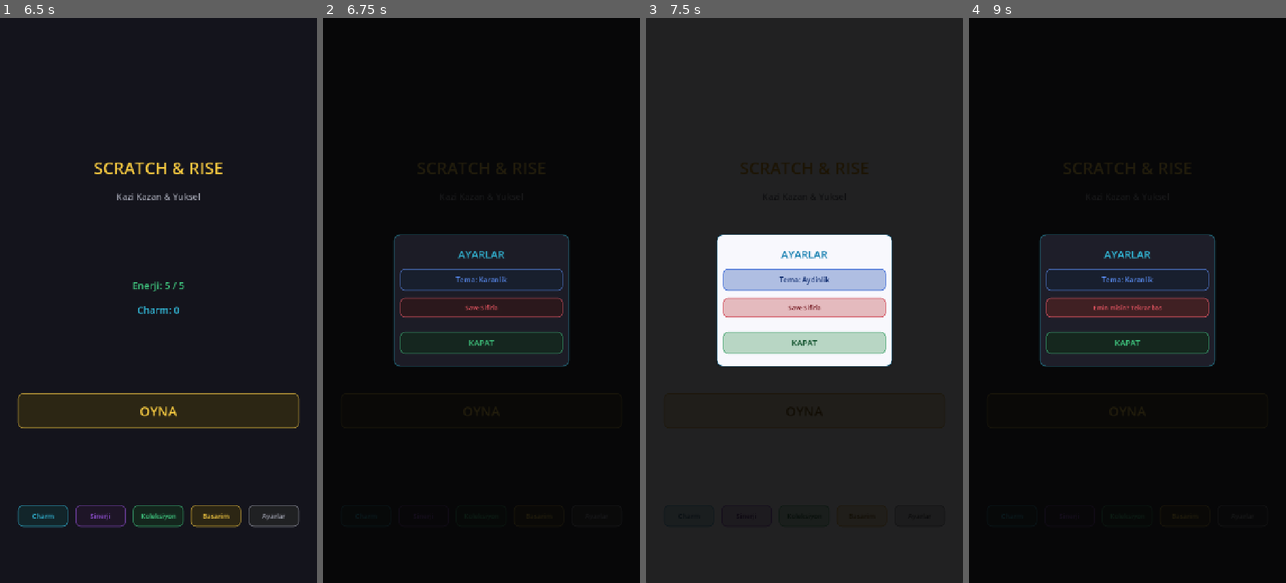
Above: before the commit, frames 1-4 (left to right).
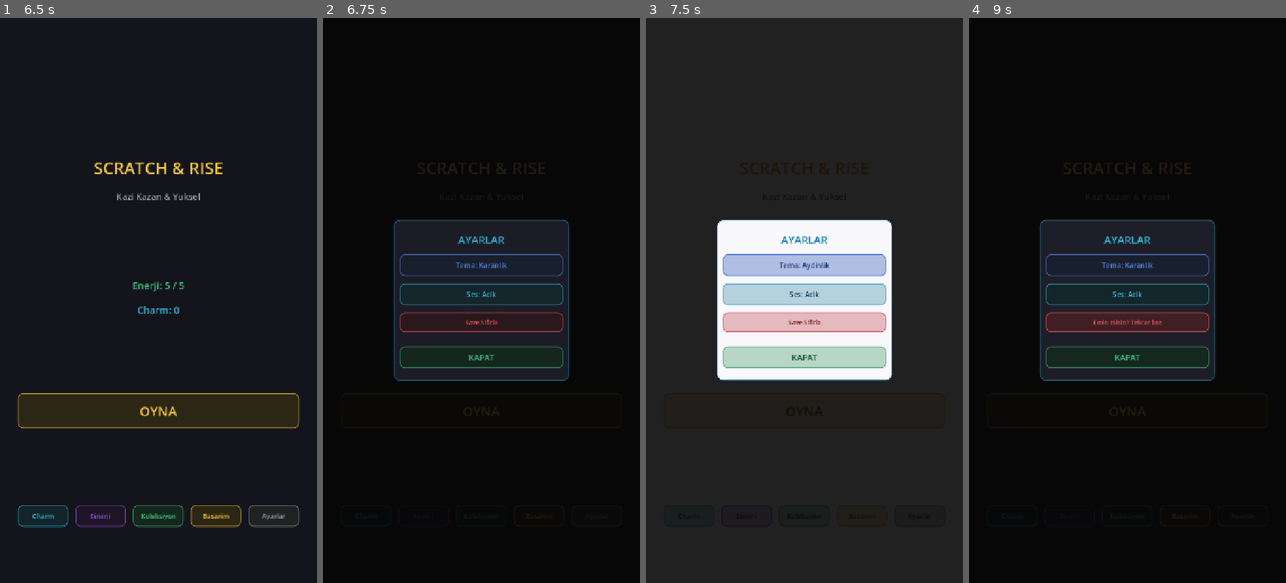
Above: after the commit, the same moments.

Repository: BYGGOLDENSTONE/scratch-and-rise-mobile
Game: Godot game, scene res://scenes/screens/MainMenu.tscn
The game is run twice, just before and just after one commit, with the same random seed, the same clock (stepped at 60 frames per second) and the same inputs.
Inputs:
- Up to frame 1 (6.5 s): click "Charm" at 0.5 s; click "Geri" at 1.25 s; click "Sinerji" at 2 s; click "Geri" at 2.75 s; click "Koleksiyon" at 3.5 s; click "Geri" at 4.25 s; click "Basarim" at 5 s; click "Geri" at 5.75 s
- Up to frame 2 (6.75 s): click "Ayarlar" at 6.5 s
- Up to frame 3 (7.5 s): click "Tema: Karanlik" at 7.25 s
- Up to frame 4 (9 s): click "Tema: Aydinlik" at 8 s; click "Save Sifirla" at 8.75 s

Frame 1 is identical in both runs. In frame 2, 5.4% of the frame differs, in the area x 22-78%, y 35-65%; in frame 3, 12%; in frame 4, 7.5%.

Commit message:
Ses efekti sistemi: SoundManager autoload, 19 sintetik placeholder ses, 14 dosyada entegrasyon
Co-Authored-By: Claude Opus 4.6 <noreply@anthropic.com>

Diff:
--- a/project.godot
+++ b/project.godot
@@ -20,6 +20,7 @@
 GameState="*res://scripts/autoload/game_state.gd"
 SaveManager="*res://scripts/autoload/save_manager.gd"
 AdManager="*res://scripts/autoload/ad_manager.gd"
+SoundManager="*res://scripts/autoload/sound_manager.gd"
 SceneTransition="*res://scripts/autoload/scene_transition.gd"
 ScreenEffects="*res://scripts/effects/screen_effects.gd"
 TestHarness="*res://scripts/autoload/test_harness.gd"
--- a/scenes/ui/SettingsPopup.tscn
+++ b/scenes/ui/SettingsPopup.tscn
@@ -40,6 +40,12 @@
 custom_minimum_size = Vector2(0, 50)
 text = "Tema: Karanlik"
 
+[node name="SoundToggleBtn" type="Button" parent="CenterBox/Panel/VBox"]
+unique_name_in_owner = true
+layout_mode = 2
+custom_minimum_size = Vector2(0, 50)
+text = "Ses: Acik"
+
 [node name="ResetBtn" type="Button" parent="CenterBox/Panel/VBox"]
 unique_name_in_owner = true
 layout_mode = 2
--- a/scripts/autoload/save_manager.gd
+++ b/scripts/autoload/save_manager.gd
@@ -26,6 +26,7 @@
 		"stats": GameState.stats,
 		"unlocked_achievements": GameState.unlocked_achievements,
 		"user_theme": GameState.user_theme,
+		"sfx_enabled": SoundManager.sfx_enabled,
 		"daily_quests": GameState.daily_quests,
 		"daily_quest_date": GameState.daily_quest_date,
 		"daily_bonus_claimed": GameState.daily_bonus_claimed,
@@ -97,6 +98,9 @@
 	GameState.user_theme = int(data.get("user_theme", 0))
 	GameState._apply_saved_theme()
 
+	# Ses tercihi
+	SoundManager.sfx_enabled = data.get("sfx_enabled", true)
+
 	# Enerji yenilenme hesabı (dayanıklılık charm etkisi dahil)
 	var saved_energy: int = int(data.get("energy", GameState.BASE_MAX_ENERGY))
 	var saved_time: float = data.get("timestamp", 0.0)
--- a/scripts/autoload/scene_transition.gd
+++ b/scripts/autoload/scene_transition.gd
@@ -17,6 +17,7 @@
 
 ## Fade ile sahne degistir
 func change_scene(path: String, duration: float = 0.3) -> void:
+	SoundManager.play("scene_swoosh")
 	_overlay.mouse_filter = Control.MOUSE_FILTER_STOP
 	var tw := create_tween()
 	tw.tween_property(_overlay, "color:a", 1.0, duration)
--- /dev/null
+++ b/scripts/autoload/sound_manager.gd
@@ -0,0 +1,197 @@
+extends Node
+
+## SoundManager — Sintetik placeholder ses efektleri.
+## Autoload: SoundManager.play("ses_adi")
+## Gercek ses dosyalari ile degistirilebilir.
+
+const RATE: int = 22050
+const POOL_SIZE: int = 8
+
+var sfx_enabled: bool = true
+var sfx_volume: float = 0.7
+
+var _sounds: Dictionary = {}
+var _players: Array[AudioStreamPlayer] = []
+
+
+func _ready() -> void:
+	for i in POOL_SIZE:
+		var p := AudioStreamPlayer.new()
+		add_child(p)
+		_players.append(p)
+	_generate_sounds()
+	print("[SoundManager] Initialized — %d sounds" % _sounds.size())
+
+
+## Ses cal. pitch ile ton degistirilebilir (1.0 = normal).
+func play(snd: String, pitch: float = 1.0) -> void:
+	if not sfx_enabled:
+		return
+	var stream: AudioStreamWAV = _sounds.get(snd)
+	if stream == null:
+		return
+	# Bos player bul
+	for p in _players:
+		if not p.playing:
+			p.stream = stream
+			p.volume_db = linear_to_db(sfx_volume)
+			p.pitch_scale = pitch
+			p.play()
+			return
+	# Hepsi dolu — ilkini yeniden kullan
+	_players[0].stop()
+	_players[0].stream = stream
+	_players[0].volume_db = linear_to_db(sfx_volume)
+	_players[0].pitch_scale = pitch
+	_players[0].play()
+
+
+# ─── Ses Uretimi ────────────────────────────────────────
+
+## Verilen sure ve dalga fonksiyonundan AudioStreamWAV olustur
+func _wav(dur: float, fn: Callable) -> AudioStreamWAV:
+	var count := int(RATE * dur)
+	var buf := PackedByteArray()
+	buf.resize(count * 2)
+	for i in count:
+		var t := float(i) / RATE
+		var val: float = fn.call(t)
+		var v := int(clampf(val, -1.0, 1.0) * 32767.0)
+		buf[i * 2] = v & 0xFF
+		buf[i * 2 + 1] = (v >> 8) & 0xFF
+	var s := AudioStreamWAV.new()
+	s.format = AudioStreamWAV.FORMAT_16_BITS
+	s.mix_rate = RATE
+	s.stereo = false
+	s.data = buf
+	return s
+
+
+## Nota dizisi (arpeggio) olustur
+func _arp(freqs: Array, note_dur: float, sustain: float, vol: float) -> AudioStreamWAV:
+	var total := note_dur * freqs.size() + sustain
+	var count := int(RATE * total)
+	var buf := PackedByteArray()
+	buf.resize(count * 2)
+	var last: int = freqs.size() - 1
+	for i in count:
+		var t := float(i) / RATE
+		var ni: int
+		var nt: float
+		if t < note_dur * freqs.size():
+			ni = mini(int(t / note_dur), last)
+			nt = fmod(t, note_dur)
+		else:
+			ni = last
+			nt = t - note_dur * freqs.size()
+		var freq: float = freqs[ni]
+		var env: float = exp(-nt * 12.0) if (ni < last or sustain <= 0) else exp(-nt * 5.0)
+		var val := (sin(TAU * freq * t) * 0.5 + sin(TAU * freq * 2.0 * t) * 0.15) * env * vol
+		var v := int(clampf(val, -1.0, 1.0) * 32767.0)
+		buf[i * 2] = v & 0xFF
+		buf[i * 2 + 1] = (v >> 8) & 0xFF
+	var s := AudioStreamWAV.new()
+	s.format = AudioStreamWAV.FORMAT_16_BITS
+	s.mix_rate = RATE
+	s.stereo = false
+	s.data = buf
+	return s
+
+
+func _generate_sounds() -> void:
+	# ── UI Sesler ──
+	# Hafif tik sesi (buton tiklamasi)
+	_sounds["ui_tap"] = _wav(0.06, func(t: float) -> float:
+		return sin(TAU * 1200.0 * t) * exp(-t * 50.0) * 0.5)
+
+	# Geri donme sesi (alcalan ton)
+	_sounds["ui_back"] = _wav(0.09, func(t: float) -> float:
+		var freq := lerpf(600.0, 380.0, t / 0.09)
+		return sin(TAU * freq * t) * exp(-t * 25.0) * 0.45)
+
+	# Popup acilis (yukselen ding)
+	_sounds["popup_open"] = _wav(0.14, func(t: float) -> float:
+		var freq := lerpf(480.0, 880.0, t / 0.14)
+		return sin(TAU * freq * t) * minf(t / 0.01, 1.0) * exp(-t * 12.0) * 0.4)
+
+	# Popup kapanis (alçalan ton)
+	_sounds["popup_close"] = _wav(0.11, func(t: float) -> float:
+		var freq := lerpf(700.0, 380.0, t / 0.11)
+		return sin(TAU * freq * t) * exp(-t * 20.0) * 0.4)
+
+	# ── Kazima ──
+	# Yumusak kazima tiki (kisa sine + hafif noise)
+	_sounds["scratch"] = _wav(0.04, func(t: float) -> float:
+		var env := exp(-t * 90.0)
+		return (sin(TAU * 700.0 * t) * 0.25 + randf_range(-0.05, 0.05)) * env * 0.2)
+
+	# ── Eslesme Sesleri ──
+	# Sembol patlama vurusu (dusuk baslangic — pitch ile buildup hissi verir)
+	_sounds["match_pop"] = _wav(0.15, func(t: float) -> float:
+		return (sin(TAU * 300.0 * t) * 0.7 + sin(TAU * 600.0 * t) * 0.2) * exp(-t * 25.0) * 0.5)
+
+	# Joker/Bomba ozel pop (parlak, metalik, belirgin farkli)
+	_sounds["match_special"] = _wav(0.2, func(t: float) -> float:
+		var freq := lerpf(500.0, 1000.0, t / 0.2)
+		return (sin(TAU * freq * t) * 0.5 + sin(TAU * freq * 1.5 * t) * 0.3) * minf(t / 0.003, 1.0) * exp(-t * 12.0) * 0.45)
+
+	# Eslesme yok (uzgun alcalan ton)
+	_sounds["no_match"] = _wav(0.2, func(t: float) -> float:
+		var freq := lerpf(280.0, 160.0, t / 0.2)
+		return sin(TAU * freq * t) * exp(-t * 10.0) * 0.35)
+
+	# ── Coin Sesleri ──
+	# Para kazanma (iki yukselen ping)
+	_sounds["coin_gain"] = _wav(0.2, func(t: float) -> float:
+		var freq := 1000.0 if t < 0.1 else 1300.0
+		return sin(TAU * freq * t) * exp(-fmod(t, 0.1) * 30.0) * 0.4)
+
+	# Para harcama (kisa alcalan ton)
+	_sounds["coin_spend"] = _wav(0.1, func(t: float) -> float:
+		var freq := lerpf(700.0, 480.0, t / 0.1)
+		return sin(TAU * freq * t) * exp(-t * 25.0) * 0.35)
+
+	# ── Buyuk Kazanc ──
+	# C5-E5-G5 yukselen arpeggio
+	_sounds["big_win"] = _arp([523.0, 659.0, 784.0], 0.12, 0.0, 0.45)
+
+	# C5-E5-G5-C6 fanfar (sustain ile)
+	_sounds["jackpot"] = _arp([523.0, 659.0, 784.0, 1047.0], 0.12, 0.2, 0.45)
+
+	# ── Basarim ──
+	# Cift parlak ping
+	_sounds["achievement"] = _wav(0.22, func(t: float) -> float:
+		return sin(TAU * 1100.0 * t) * exp(-fmod(t, 0.11) * 30.0) * 0.4)
+
+	# ── Olaylar ──
+	# Yukselen alarm tonu
+	_sounds["event_trigger"] = _wav(0.22, func(t: float) -> float:
+		var freq := lerpf(600.0, 1100.0, t / 0.22)
+		return sin(TAU * freq * t) * minf(t / 0.01, 1.0) * maxf(1.0 - t / 0.22, 0.0) * 0.45)
+
+	# ── Uyarilar ──
+	# Dusuk ton square buzz
+	_sounds["energy_warn"] = _wav(0.14, func(t: float) -> float:
+		var sq := 1.0 if fmod(t * 200.0, 1.0) < 0.5 else -1.0
+		return sq * minf(t / 0.01, 1.0) * maxf(1.0 - t / 0.14, 0.0) * 0.25)
+
+	# ── Bilet ──
+	# Hizli yukselen sweep
+	_sounds["ticket_complete"] = _wav(0.15, func(t: float) -> float:
+		var freq := lerpf(500.0, 1400.0, t / 0.15)
+		return sin(TAU * freq * t) * minf(t / 0.005, 1.0) * maxf(1.0 - t / 0.15, 0.0) * 0.4)
+
+	# ── Gecis ──
+	# Yumusak noise swoosh
+	_sounds["scene_swoosh"] = _wav(0.18, func(t: float) -> float:
+		return randf_range(-1.0, 1.0) * sin(PI * t / 0.18) * 0.25)
+
+	# ── Charm ──
+	# Parlak yukselen harmonik
+	_sounds["charm_buy"] = _wav(0.2, func(t: float) -> float:
+		var freq := lerpf(700.0, 1100.0, t / 0.2)
+		return (sin(TAU * freq * t) * 0.5 + sin(TAU * freq * 1.5 * t) * 0.2) * minf(t / 0.01, 1.0) * exp(-t * 8.0) * 0.4)
+
+	# ── Tur Sonu ──
+	# G5-E5-C5 inen arpeggio
+	_sounds["round_end"] = _arp([784.0, 659.0, 523.0], 0.12, 0.0, 0.4)
--- a/scripts/effects/screen_effects.gd
+++ b/scripts/effects/screen_effects.gd
@@ -352,6 +352,7 @@
 
 ## --- JACKPOT EFEKTI ---
 func jackpot_effect() -> void:
+	SoundManager.play("jackpot")
 	vibrate_heavy()
 	flash_screen(Color(0.95, 0.82, 0.2), 0.45)
 	screen_shake(12.0, 0.35)
@@ -365,6 +366,7 @@
 
 ## --- BUYUK KAZANC EFEKTI ---
 func big_win_effect() -> void:
+	SoundManager.play("big_win")
 	vibrate_heavy()
 	flash_screen(Color(0.25, 0.85, 0.45), 0.3)
 	screen_shake(7.0, 0.25)
@@ -373,6 +375,7 @@
 
 ## --- YOLO EFEKTI (x50) ---
 func yolo_effect() -> void:
+	SoundManager.play("jackpot")
 	vibrate_heavy()
 	flash_screen(Color(0.95, 0.25, 0.25), 0.5)
 	screen_shake(15.0, 0.4)
@@ -411,6 +414,7 @@
 
 ## --- SINERJI EFEKTI ---
 func synergy_effect() -> void:
+	SoundManager.play("match_special")
 	vibrate_heavy()
 	flash_screen(Color(0.55, 0.30, 0.85), 0.30)
 	screen_shake(6.0, 0.20)
--- a/scripts/main/main.gd
+++ b/scripts/main/main.gd
@@ -149,6 +149,7 @@
 
 
 func _on_round_ended(_total_earned: int) -> void:
+	SoundManager.play("round_end")
 	# Tur sonu basarim kontrolu
 	var context := {"round_end": true}
 	var new_achievements: Array = AchievementRef.check_achievements(context)
@@ -159,22 +160,26 @@
 
 
 func _on_charm_pressed() -> void:
+	SoundManager.play("ui_tap")
 	SceneTransition.change_scene("res://scenes/screens/CharmScreen.tscn")
 
 
 func _on_koleksiyon_pressed() -> void:
+	SoundManager.play("ui_tap")
 	SceneTransition.change_scene("res://scenes/screens/CollectionScreen.tscn")
 
 
 func _on_ayarlar_pressed() -> void:
 	if _settings_popup != null:
 		return
+	SoundManager.play("popup_open")
 	_settings_popup = SettingsPopupScene.instantiate()
 	get_node("UILayer").add_child(_settings_popup)
 	_settings_popup.popup_closed.connect(func(): _settings_popup = null)
 
 
 func _on_back_pressed() -> void:
+	SoundManager.play("ui_back")
 	if GameState.in_round:
 		GameState.end_round()
 	else:
@@ -230,6 +235,7 @@
 			return
 		_pending_ticket_price = price
 
+	SoundManager.play("ui_tap")
 	_selected_ticket_type = type
 	_ticket_paid = false
 	_create_ticket(type, false)
@@ -270,6 +276,7 @@
 	# Ilk kazimada coin cek
 	if not _ticket_paid and _pending_ticket_price > 0:
 		GameState.spend_coins(_pending_ticket_price)
+		SoundManager.play("coin_spend")
 		_show_coin_delta(-_pending_ticket_price)
 		print("[Main] Bilet ucreti cekildi: -%d coin" % _pending_ticket_price)
 		_ticket_paid = true
@@ -618,6 +625,7 @@
 
 
 func _show_warning(text: String) -> void:
+	SoundManager.play("energy_warn")
 	warning_label.text = text
 	warning_label.visible = true
 	warning_label.modulate.a = 1.0
@@ -713,6 +721,7 @@
 	var reward_cp: int = ach.get("reward_cp", 0)
 	GameState.charm_points += reward_cp
 	GameState.achievement_unlocked.emit(ach_id)
+	SoundManager.play("achievement")
 	var display_name: String = ach.get("real_name", ach.get("name", ach_id))
 	var rarity: String = ach.get("rarity", "common")
 	print("[Main] Basarim acildi: %s (+%d CP) [%s]" % [display_name, reward_cp, rarity])
@@ -729,6 +738,7 @@
 
 ## Olay banner'i goster
 func _show_event_banner(event_name: String, description: String) -> void:
+	SoundManager.play("event_trigger")
 	var banner := EventBannerScene.instantiate()
 	get_node("UILayer").add_child(banner)
 	banner.show_event(event_name, description)
@@ -738,6 +748,7 @@
 func _show_golden_ticket_popup() -> void:
 	if _golden_ticket_popup != null:
 		return
+	SoundManager.play("event_trigger")
 	_golden_ticket_popup = GoldenTicketScene.instantiate()
 	get_node("UILayer").add_child(_golden_ticket_popup)
 	_golden_ticket_popup.golden_ticket_caught.connect(_on_golden_caught)
--- a/scripts/screens/achievement_screen.gd
+++ b/scripts/screens/achievement_screen.gd
@@ -201,6 +201,7 @@
 
 
 func _on_back() -> void:
+	SoundManager.play("ui_back")
 	if GameState.in_round:
 		SceneTransition.change_scene("res://scenes/main/Main.tscn")
 	else:
--- a/scripts/screens/charm_screen.gd
+++ b/scripts/screens/charm_screen.gd
@@ -138,6 +138,7 @@
 
 func _on_charm_buy(charm_id: String) -> void:
 	if GameState.buy_charm(charm_id):
+		SoundManager.play("charm_buy")
 		# Basarim kontrolu (anahtar charm'lar ve charm ustasi)
 		var context := {}
 		var new_achievements: Array = AchievementRef.check_achievements(context)
@@ -162,6 +163,7 @@
 
 
 func _on_back() -> void:
+	SoundManager.play("ui_back")
 	if GameState.in_round:
 		SceneTransition.change_scene("res://scenes/main/Main.tscn")
 	else:
--- a/scripts/screens/collection_screen.gd
+++ b/scripts/screens/collection_screen.gd
@@ -95,6 +95,7 @@
 
 
 func _on_back() -> void:
+	SoundManager.play("ui_back")
 	if GameState.in_round:
 		SceneTransition.change_scene("res://scenes/main/Main.tscn")
 	else:
--- a/scripts/screens/main_menu.gd
+++ b/scripts/screens/main_menu.gd
@@ -103,29 +103,35 @@
 
 
 func _on_play_pressed() -> void:
+	SoundManager.play("ui_tap")
 	if GameState.start_round():
 		SceneTransition.change_scene("res://scenes/main/Main.tscn")
 
 
 func _on_charm_pressed() -> void:
+	SoundManager.play("ui_tap")
 	SceneTransition.change_scene("res://scenes/screens/CharmScreen.tscn")
 
 
 func _on_sinerji_pressed() -> void:
+	SoundManager.play("ui_tap")
 	SceneTransition.change_scene("res://scenes/screens/SynergyAlbum.tscn")
 
 
 func _on_koleksiyon_pressed() -> void:
+	SoundManager.play("ui_tap")
 	SceneTransition.change_scene("res://scenes/screens/CollectionScreen.tscn")
 
 
 func _on_basarim_pressed() -> void:
+	SoundManager.play("ui_tap")
 	SceneTransition.change_scene("res://scenes/screens/AchievementScreen.tscn")
 
 
 func _on_ayarlar_pressed() -> void:
 	if _settings_popup != null:
 		return
+	SoundManager.play("popup_open")
 	_settings_popup = SettingsPopupScene.instantiate()
 	add_child(_settings_popup)
 	_settings_popup.popup_closed.connect(func(): _settings_popup = null)
--- a/scripts/screens/round_end.gd
+++ b/scripts/screens/round_end.gd
@@ -78,6 +78,7 @@
 
 
 func _on_play_again_pressed() -> void:
+	SoundManager.play("ui_tap")
 	if GameState.energy <= 0:
 		return
 	if GameState.start_round():
@@ -85,6 +86,7 @@
 
 
 func _on_menu_pressed() -> void:
+	SoundManager.play("ui_back")
 	SceneTransition.change_scene("res://scenes/screens/MainMenu.tscn")
 
 
--- a/scripts/screens/synergy_album.gd
+++ b/scripts/screens/synergy_album.gd
@@ -87,6 +87,7 @@
 
 
 func _on_back() -> void:
+	SoundManager.play("ui_back")
 	if GameState.in_round:
 		SceneTransition.change_scene("res://scenes/main/Main.tscn")
 	else:
--- a/scripts/ticket/scratch_area.gd
+++ b/scripts/ticket/scratch_area.gd
@@ -119,9 +119,10 @@
 	symbol_panel.visible = true
 	symbol_panel.pivot_offset = symbol_panel.size / 2.0
 
-	# Particles & Haptics for Juice
+	# Particles, Haptics & Sound
 	ScreenEffects.vibrate_light()
 	ScreenEffects.play_scratch_particles(global_position + (size / 2.0))
+	SoundManager.play("scratch")
 
 	# Hizli Parmak charm: animasyon hizi artisi
 	var speed_mult := 1.0 + GameState.get_charm_level("hizli_parmak") * 0.1
@@ -218,6 +219,8 @@
 		glow_tw.tween_property(_glow_rect, "modulate:a", persist_alpha, 0.35).set_delay(0.1)
 		glow_tw.tween_callback(_start_persistent_glow.bind(persist_alpha))
 
+	SoundManager.play("match_pop", 0.7 + intensity * 0.3)
+
 	# Soft slam: hafif buyutme + minimal rotasyon
 	var slam_scale := 1.30 + (intensity - 1.0) * 0.10
 	var final_scale := 1.05 + (intensity - 1.0) * 0.03
@@ -277,6 +280,8 @@
 		glow_tw.tween_property(_glow_rect, "modulate:a", persist_alpha, 0.4).set_delay(0.15)
 		glow_tw.tween_callback(_start_persistent_glow.bind(persist_alpha))
 
+	SoundManager.play("match_special")
+
 	# Farkli animasyon: hizli double-bounce (ozel hissettir)
 	var slam_scale := 1.4 + (intensity - 1.0) * 0.12
 	var tw := create_tween()
--- a/scripts/ticket/ticket.gd
+++ b/scripts/ticket/ticket.gd
@@ -176,6 +176,7 @@
 	if is_complete:
 		return
 	is_complete = true
+	SoundManager.play("ticket_complete")
 	ticket_completed.emit(symbols)
 	print("[Ticket] Tamamlandi! Semboller: ", symbols)
 
@@ -385,6 +386,7 @@
 
 
 func _play_no_match() -> void:
+	SoundManager.play("no_match")
 	for area in _scratch_areas:
 		area.dim()
 
@@ -456,6 +458,8 @@
 	reward_lbl.text = "+%s Coin!" % GameState.format_number(match_data["reward"])
 	_celebration_container.add_child(reward_lbl)
 
+	SoundManager.play("coin_gain")
+
 	# Odul buyume animasyonu (font size)
 	reward_lbl.add_theme_font_size_override("font_size", 10)
 	ThemeHelper.style_label(reward_lbl, ThemeHelper.p("success"), 10)
--- a/scripts/ui/settings_popup.gd
+++ b/scripts/ui/settings_popup.gd
@@ -8,6 +8,7 @@
 @onready var close_btn: Button = %CloseBtn
 @onready var reset_btn: Button = %ResetBtn
 @onready var theme_btn: Button = %ThemeToggleBtn
+@onready var sound_btn: Button = %SoundToggleBtn
 
 var _confirm_reset: bool = false
 
@@ -16,8 +17,10 @@
 	close_btn.pressed.connect(_on_close)
 	reset_btn.pressed.connect(_on_reset)
 	theme_btn.pressed.connect(_on_theme_toggle)
+	sound_btn.pressed.connect(_on_sound_toggle)
 	_apply_theme()
 	_update_theme_btn_text()
+	_update_sound_btn_text()
 	# Giris animasyonu
 	var panel: PanelContainer = $CenterBox/Panel
 	panel.pivot_offset = panel.size / 2
@@ -36,6 +39,7 @@
 	ThemeHelper.make_button(close_btn, ThemeHelper.p("success"), 18)
 	ThemeHelper.make_button(reset_btn, ThemeHelper.p("danger"), 14)
 	ThemeHelper.make_button(theme_btn, ThemeHelper.p("primary"), 16)
+	ThemeHelper.make_button(sound_btn, ThemeHelper.p("info"), 16)
 	$BG.color = Color(0, 0, 0, 0.7)
 
 
@@ -47,13 +51,29 @@
 
 
 func _on_theme_toggle() -> void:
+	SoundManager.play("ui_tap")
 	var new_theme := 1 if GameState.user_theme == 0 else 0
 	GameState.set_user_theme(new_theme)
 	_apply_theme()
 	_update_theme_btn_text()
 
 
+func _on_sound_toggle() -> void:
+	SoundManager.sfx_enabled = not SoundManager.sfx_enabled
+	_update_sound_btn_text()
+	SoundManager.play("ui_tap")
+	SaveManager.save_game()
+
+
+func _update_sound_btn_text() -> void:
+	if SoundManager.sfx_enabled:
+		sound_btn.text = "Ses: Acik"
+	else:
+		sound_btn.text = "Ses: Kapali"
+
+
 func _on_close() -> void:
+	SoundManager.play("popup_close")
 	popup_closed.emit()
 	queue_free()
 
@@ -61,6 +81,7 @@
 func _on_reset() -> void:
 	if not _confirm_reset:
 		_confirm_reset = true
+		SoundManager.play("energy_warn")
 		reset_btn.text = "Emin misin? Tekrar bas"
 		# 3 saniye sonra geri al
 		var tw := create_tween()
Not shown, changed: CLAUDE.md
